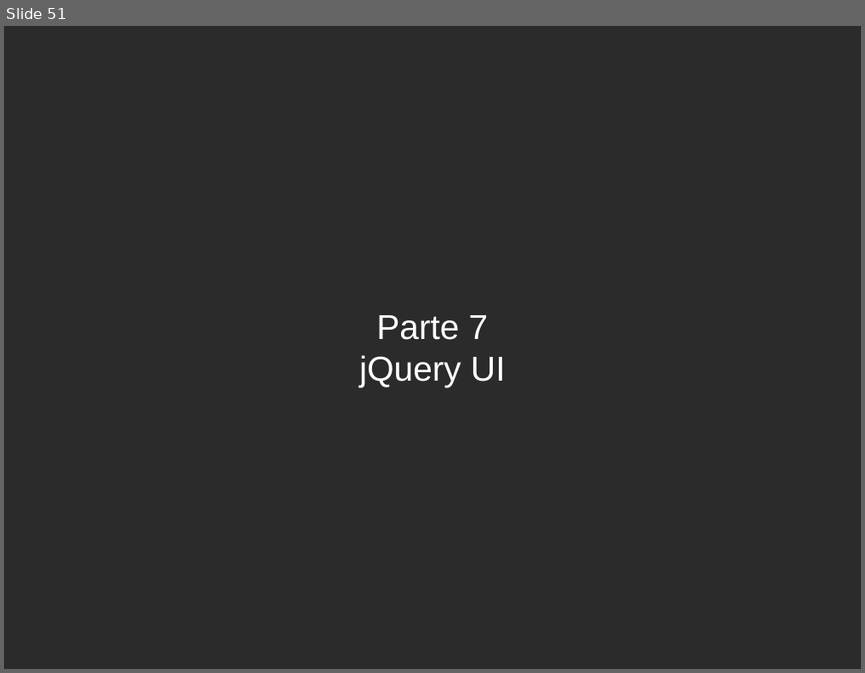
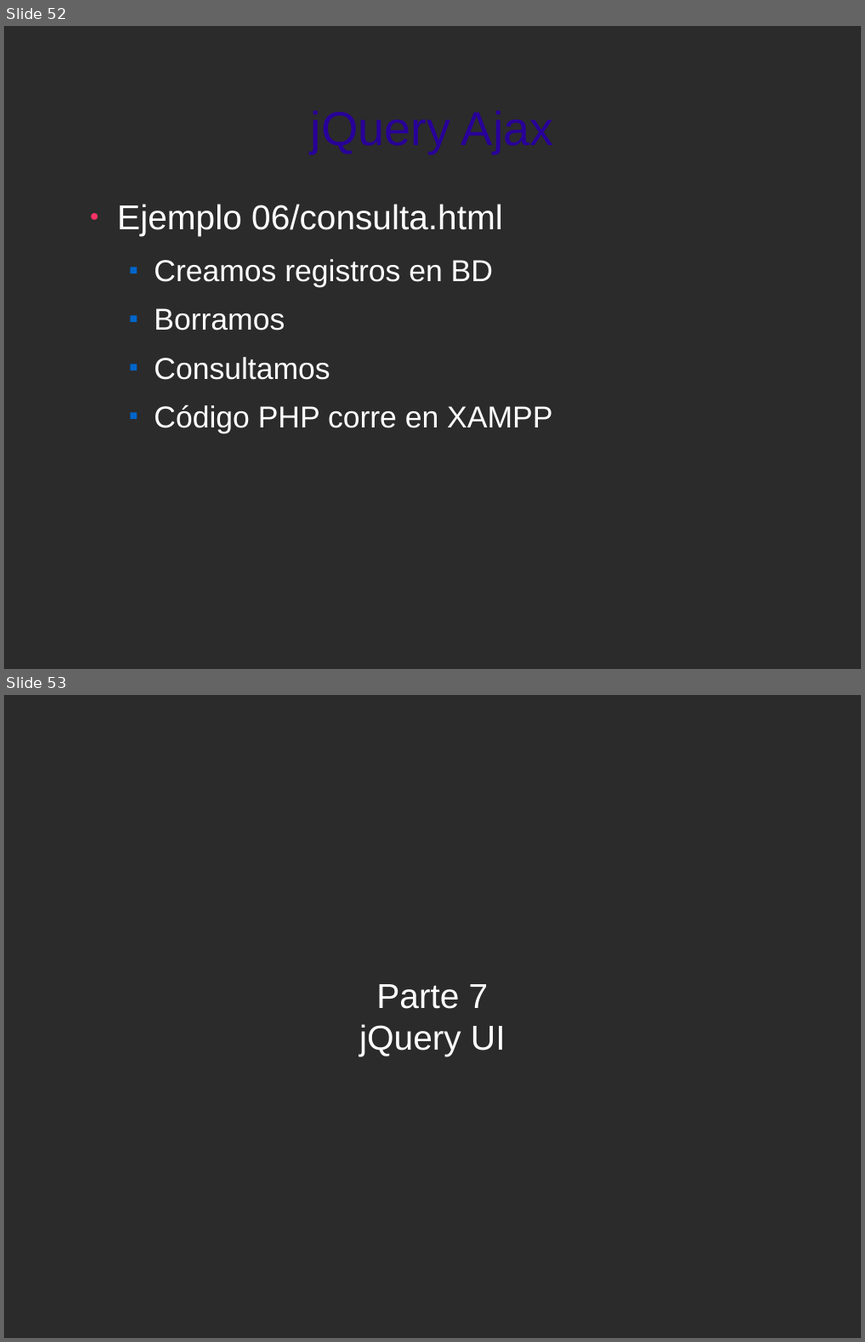
Before and after one commit to jorgeu/curso-jquery, a slide deck: curso-jquery.odp. Shown one above the other, each under a label of ours: slide 51 before the commit, slides 52 and 53 after it. The pictures are 865x673 and 865x1342 pixels, drawn with LibreOffice and Linux fonts; fonts in the diff are those of the drawing; background and template pictures are left out; a plain dark background stands for a picture behind light text. Boxes give left, top, right and bottom in pixels: in the first picture for what was removed or moved away, otherwise in the second. Text is boxed around its words. In the diff, an @@ line names an element or a change of style, - is before the commit and + after.

Commit message:
agregado ajax

```diff
--- a/curso-jquery.odp
+++ b/curso-jquery.odp
@@ slide 52 added at (4, 26, 861, 669), background picture (left out) @@
@@ title added at (311, 110, 554, 154), 44 pt, text #280099 @@
+jQuery Ajax
@@ text added at (117, 204, 552, 433), 28 pt, text #FFFFFF @@
+● Ejemplo 06/consulta.html
+  ■ Creamos registros en BD
+  ■ Borramos
+  ■ Consultamos
+  ■ Código PHP corre en XAMPP
@@ what was slide 51 is now slide 53 @@
```
Also in this commit, not shown: 1 other slide added, 7 other files.
